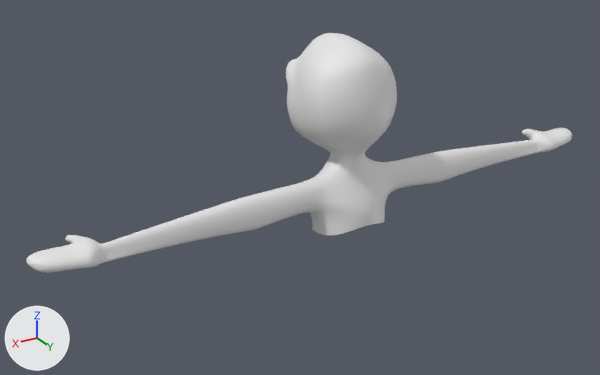
An edit to the Blender file character_modeling_tutorial.blend, drawn before and after from the same camera.
Both versions are drawn from a 50 mm camera at (25.8, 41.5, 14.7) aimed at (1.9, 1.6, -5.2). Every picture has the same lights, and +X, +Y and +Z are marked at lower left.
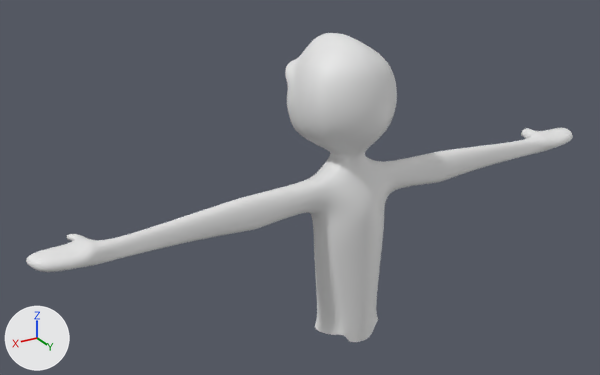
Diff of the bpy script that builds the scene:
```diff
--- a/character_modeling_tutorial.blend.py
+++ b/character_modeling_tutorial.blend.py
@@ me_plane @@
 # used by ob_plane; location = (0.0, 0.0, 0.0); rotation_euler = (1.571, 0.0, 0.0), in degrees (90, 0, 0)
-me_plane.from_pydata(...)  # 265 vertices, 242 faces; spans x 0.0..18.8, y -7.6..4.2, z -6.8..0.7
+me_plane.from_pydata(...)  # 295 vertices, 266 faces; spans x 0.0..18.8, y -15.1..4.2, z -6.8..0.7
+# me_plane part 1
+# 8 vertices are removed from x 15.1..15.9, y -5.6..-4.0, z -5.3..-3.2
+# 242 faces are deleted
+# 3 vertices in x 2.2..15.3, y -5.3..0.3, z -3.8..-3.5 move by (0.0, 0.0, 0.4)
+# 25 vertices move from x 0.0..18.6, y -7.5..3.2, z -6.2..-0.3 to x 0.0..18.5, y -7.5..3.1, z -6.2..-0.3
+# 38 vertices are added at x 0.0..2.2, y -15.1..-8.3, z -6.2..-2.6
+# 236 new faces join them, smooth
+# 30 new faces join them
```

Changed parts and their boxes (x1, y1, x2, y2) in the pictures (600 x 375 px):
'Plane', reshaped (29% taller): before (26, 33, 572, 272); after (26, 33, 573, 342)
